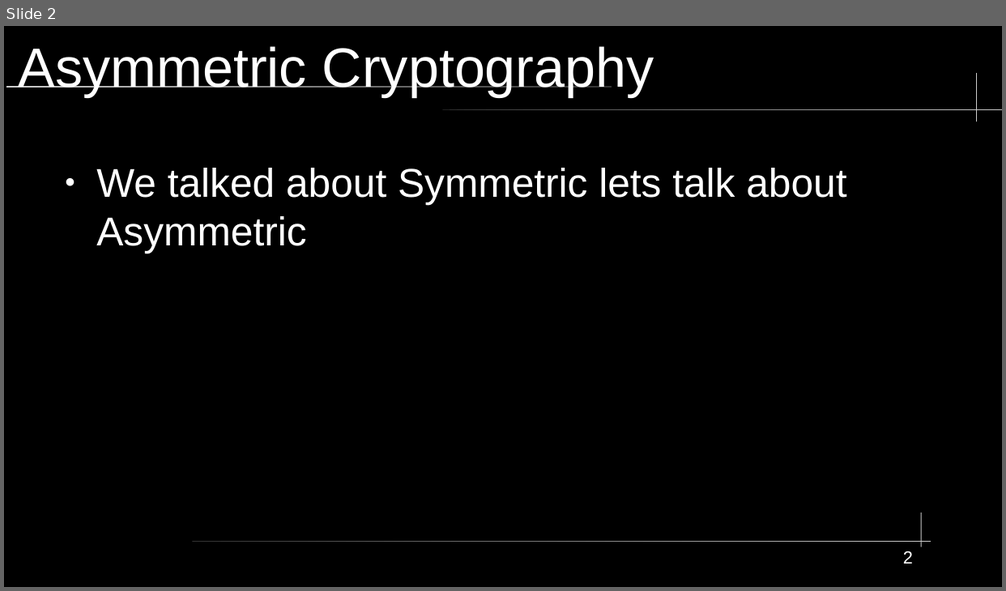
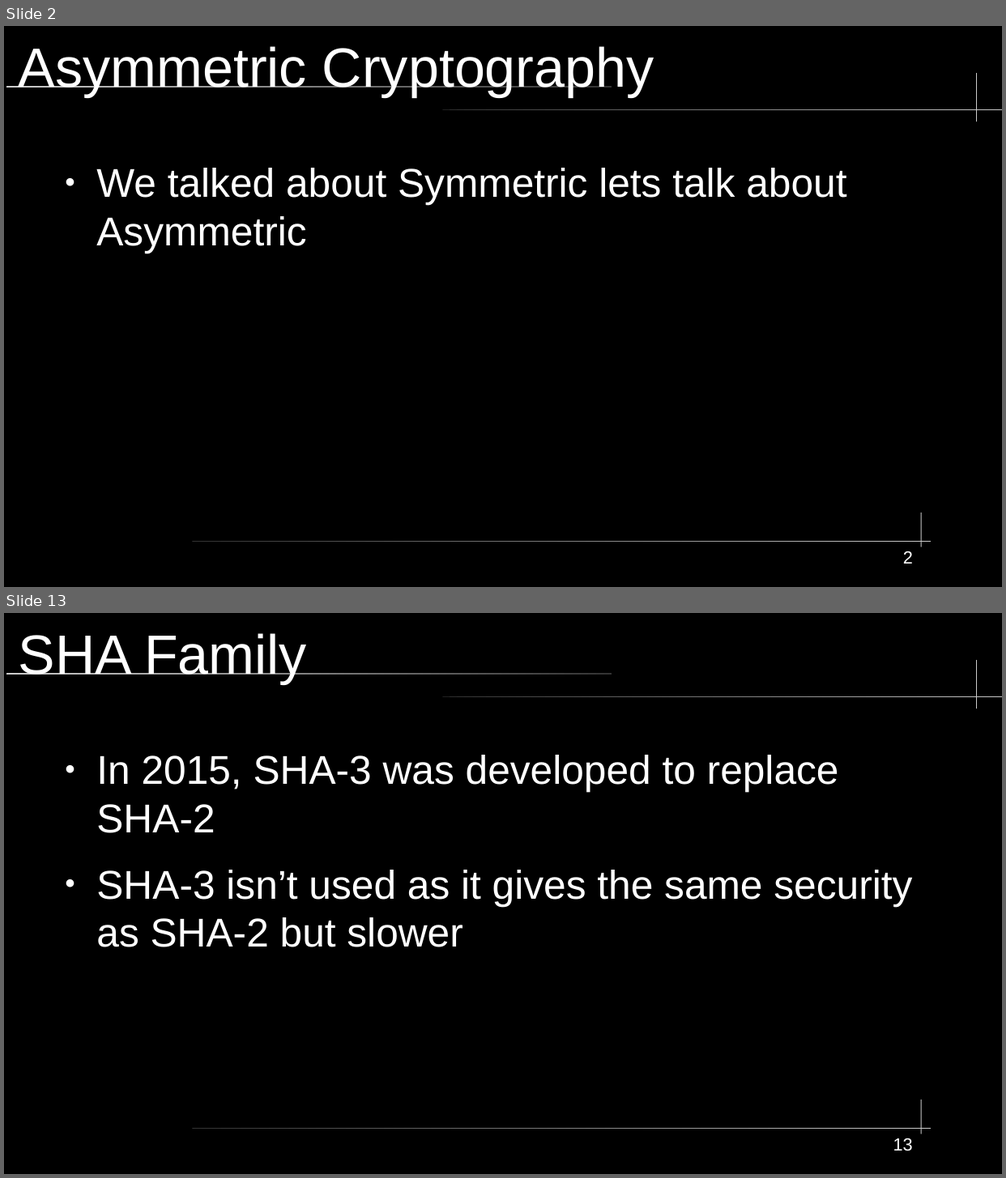
Before and after one commit to City-Colleges-of-Chicago-Cybersecurity/COMPSFI-214, a slide deck: 2026/Spring/powerpoints/Chapter-07-PKI-and-Cryptographic-Applications.odp. Shown one above the other, each under a label of ours: slide 2 before the commit, slides 2 and 13 after it; the slides between them are not shown. The pictures are 1006x591 and 1006x1178 pixels, drawn with LibreOffice and Linux fonts; fonts in the diff are those of the drawing. Boxes give left, top, right and bottom in pixels: in the first picture for what was removed or moved away, otherwise in the second. Text is boxed around its words. In the diff, an @@ line names an element or a change of style, - is before the commit and + after.

```diff
--- a/2026/Spring/powerpoints/Chapter-07-PKI-and-Cryptographic-Applications.odp
+++ b/2026/Spring/powerpoints/Chapter-07-PKI-and-Cryptographic-Applications.odp
@@ slide 13 added at [4,613,1002,1174], background #000000; not listed: 5 template elements that a slide beside it also shows @@
@@ title added at [19,633,307,684], 44 pt, text #FFFFFF @@
+SHA Family
@@ text added at [96,755,912,948], 32 pt, text #FFFFFF @@
+● In 2015, SHA-3 was developed to replace SHA-2
+● SHA-3 isn’t used as it gives the same security as SHA-2 but slower
@@ page number added at [893,1139,913,1152], 14 pt, text #FFFFFF @@
+13
```
Also in this commit, not shown: 1 slide changed, 24 other slides added, 8 other files.
